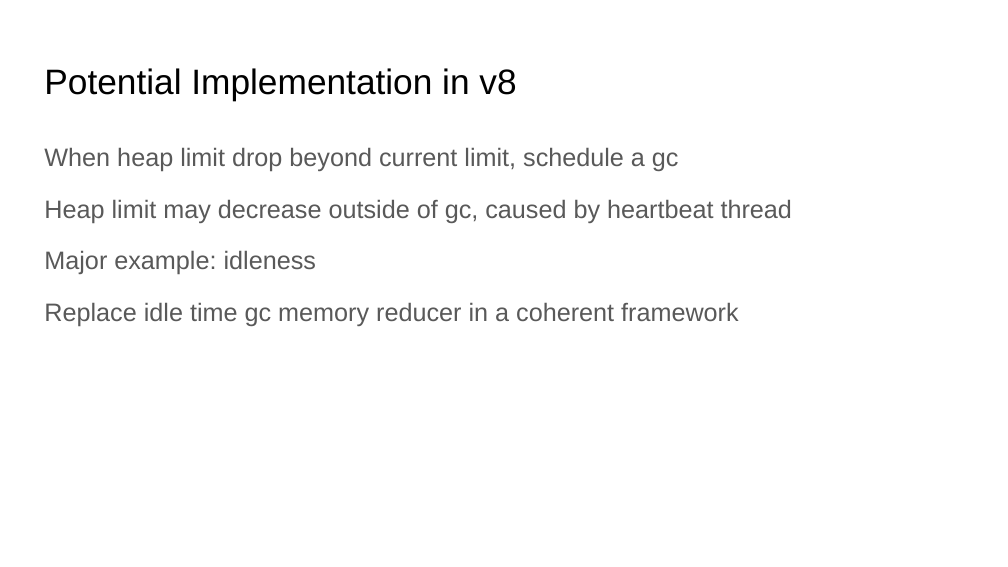
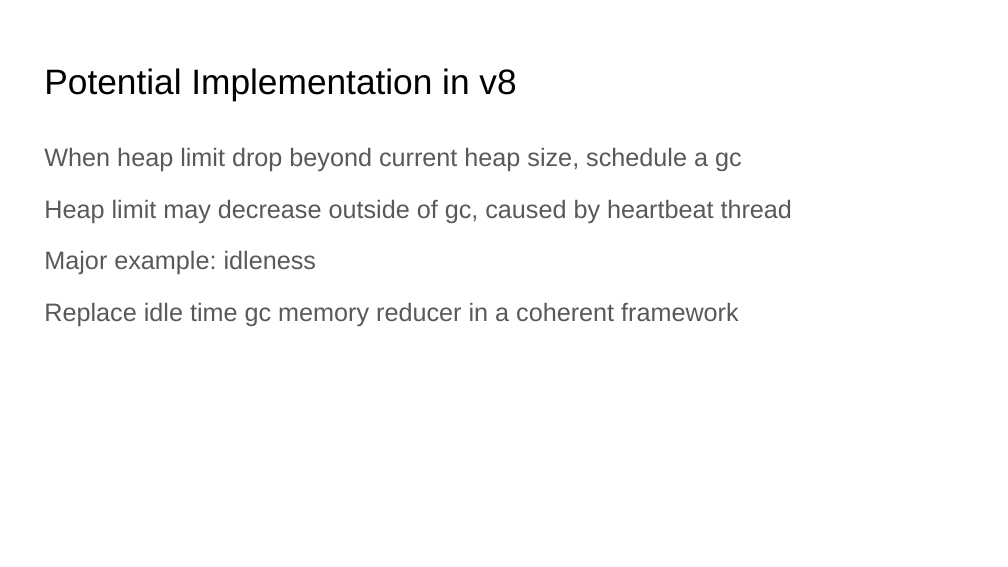
Before and after one commit to MarisaKirisame/MarisaKirisame.github.io, a slide deck: slide 17 of resources/Balancer.pptx (slide 16 before the commit). Drawn at 1008x567 pixels with LibreOffice and Linux fonts; fonts in the diff are those of the drawing. Boxes give left, top, right and bottom in pixels: in the first picture for what was removed or moved away, otherwise in the second. Text is boxed around its words. In the diff, an @@ line names an element or a change of style, - is before the commit and + after.

```diff
--- a/resources/Balancer.pptx
+++ b/resources/Balancer.pptx
@@ text at bbox=[44, 147, 742, 171]: text changed @@
-When heap limit drop beyond current limit, schedule a gc
+When heap limit drop beyond current heap size, schedule a gc
```
Also in this commit, not shown: 2 other slides changed, 1 slide added.
